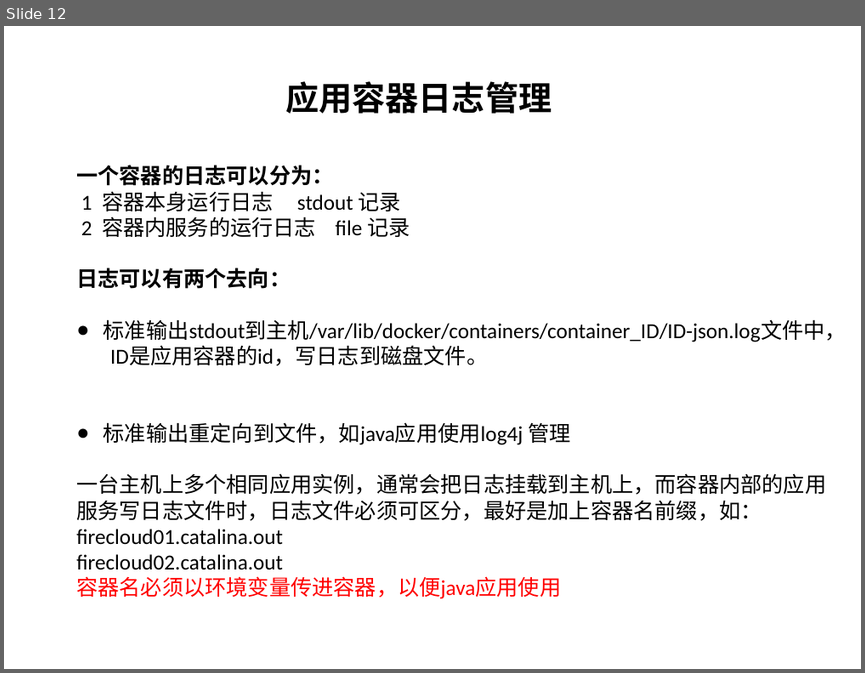
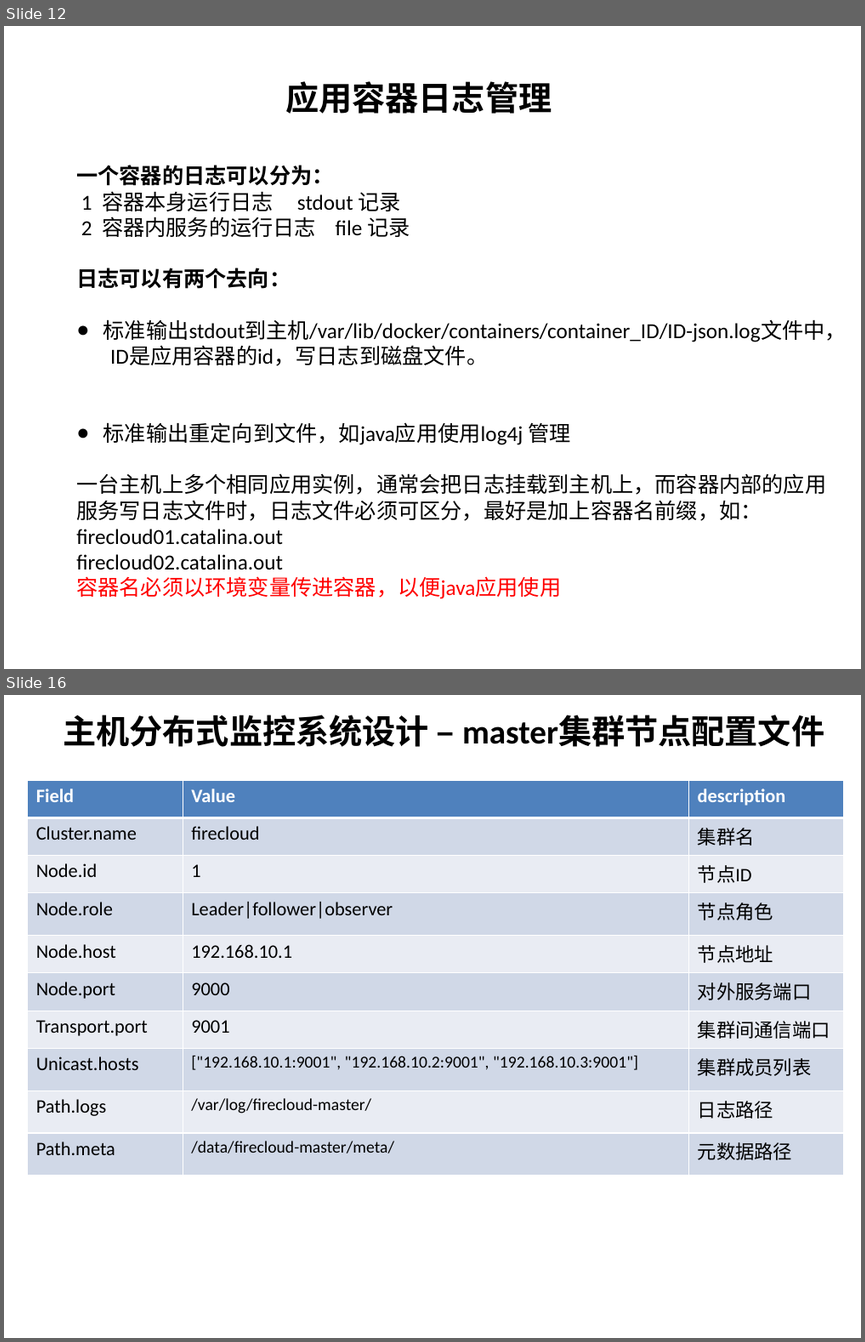
Before and after one commit to wsyx123/firecloud-server, a slide deck: description/firecloud-architecture.pptx. Shown one above the other, each under a label of ours: slide 12 before the commit, slides 12 and 16 after it; the slides between them are not shown. The pictures are 865x673 and 865x1342 pixels, drawn with LibreOffice and Linux fonts; fonts in the diff are those of the drawing. Boxes give left, top, right and bottom in pixels: in the first picture for what was removed or moved away, otherwise in the second. Text is boxed around its words. In the diff, an @@ line names an element or a change of style, - is before the commit and + after.

```diff
--- a/description/firecloud-architecture.pptx
+++ b/description/firecloud-architecture.pptx
@@ slide 16 added at [4,695,861,1338], background #FFFFFF @@
@@ text added at [63,715,824,747], 28 pt, text #000000, bold @@
+主机分布式监控系统设计 – master集群节点配置文件
@@ table added at [28,780,844,1174], 10 rows, 3 columns @@
+Field | Value | description
+Cluster.name | firecloud | 集群名
+Node.id | 1 | 节点ID
+Node.role | Leader|follower|observer | 节点角色
+Node.host | 192.168.10.1 | 节点地址
+Node.port | 9000 | 对外服务端口
+Transport.port | 9001 | 集群间通信端口
+Unicast.hosts | ["192.168.10.1:9001", "192.168.10.2:9001", "192.168.10.3:9001"] | 集群成员列表
+Path.logs | /var/log/firecloud-master/ | 日志路径
+Path.meta | /data/firecloud-master/meta/ | 元数据路径
```
Also in this commit, not shown: 22 other slides added, 25 other files.
